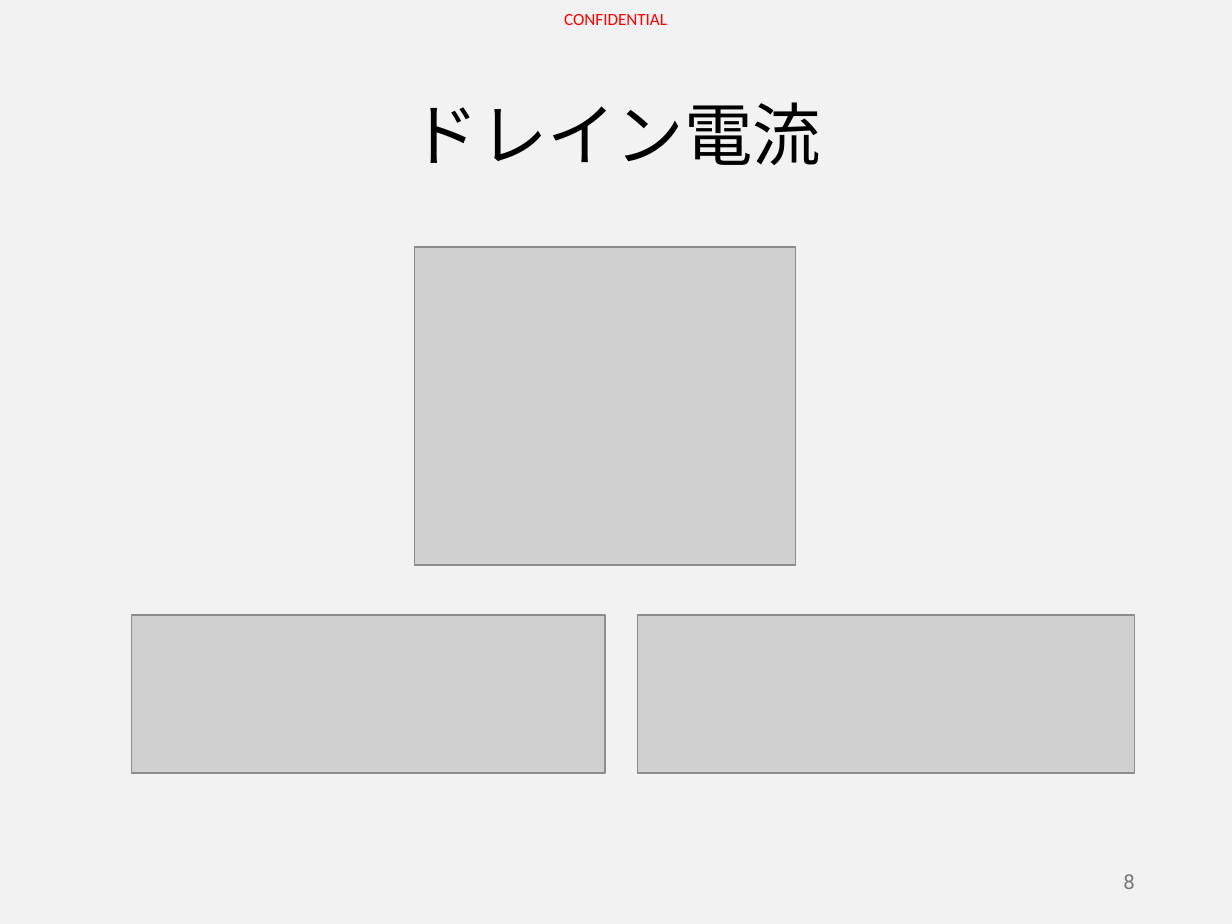
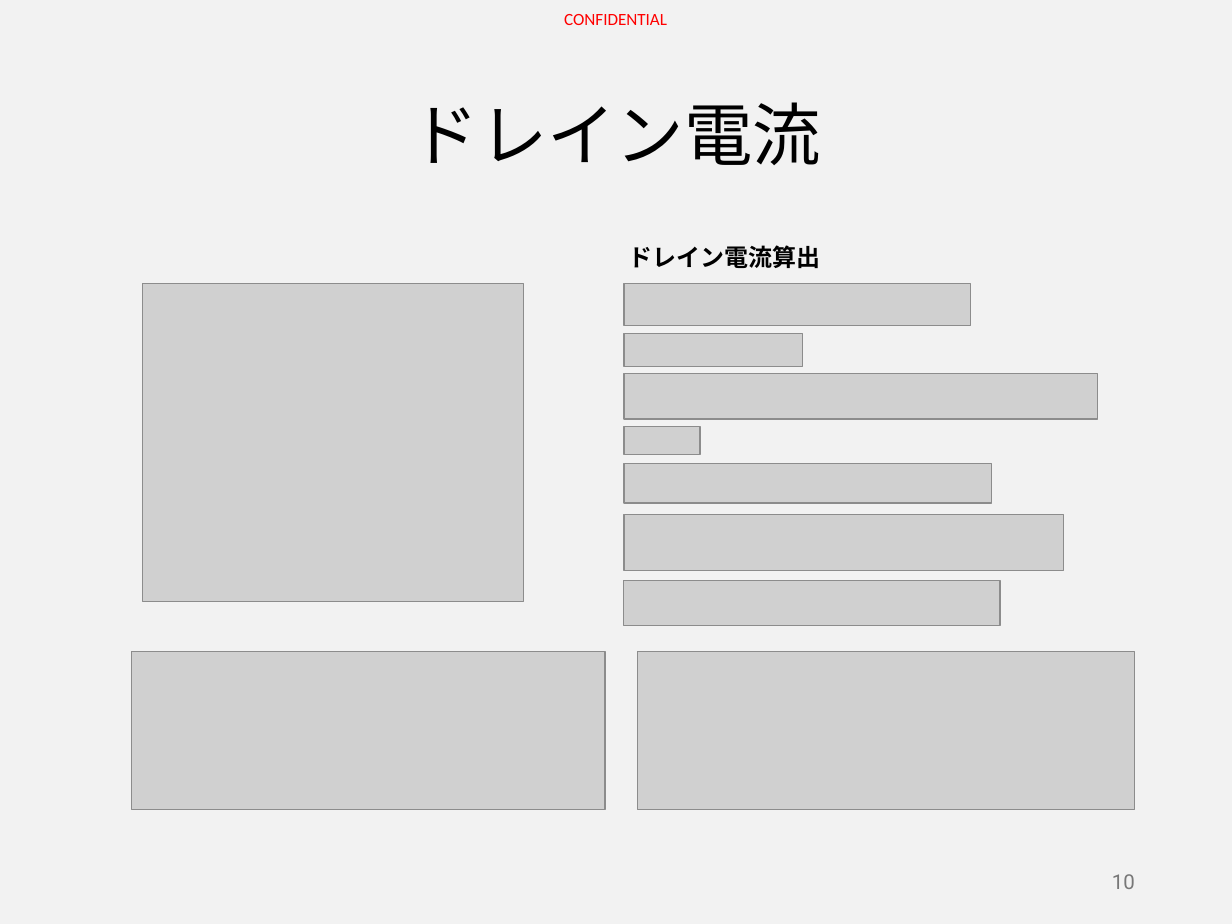
Before and after one commit to HiroyaIto/sansen, a slide deck: slide 10 of MOS-TrとICの基本&Tips Part1.pptx (slide 8 before the commit). Drawn at 1232x924 pixels with LibreOffice and Linux fonts; fonts in the diff are those of the drawing; grey boxes stand for pictures. Boxes give left, top, right and bottom in pixels: in the first picture for what was removed or moved away, otherwise in the second. Text is boxed around its words. In the diff, an @@ line names an element or a change of style, - is before the commit and + after.

```diff
--- a/MOS-TrとICの基本&Tips Part1.pptx
+++ b/MOS-TrとICの基本&Tips Part1.pptx
@@ text added at [628,245,820,268], 14 pt, text #000000, bold @@
+ドレイン電流算出
@@ picture: place and size @@
-picture at [415,248,796,565]
+picture at [143,283,524,601]
@@ picture added at [625,283,971,325] @@
@@ picture added at [625,334,803,367] @@
@@ picture added at [625,373,1098,419] @@
@@ picture added at [625,426,701,455] @@
@@ picture added at [625,463,992,503] @@
@@ picture added at [625,515,1064,570] @@
@@ picture added at [623,580,999,626] @@
@@ picture: place and size @@
-picture at [132,615,605,772]
+picture at [132,652,605,809]
@@ picture: place and size @@
-picture at [637,615,1133,772]
+picture at [637,652,1133,809]
@@ page number at [1112,874,1135,889]: text changed @@
-8
+10
```
Also in this commit, not shown: 4 other slides changed, 6 slides added.
